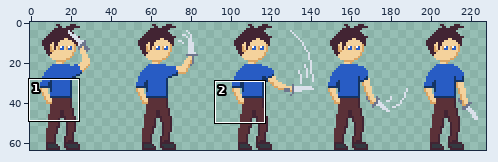
One commit to this sprite sheet: Assets/images/player/playerAttacking.png. Above: a wide view before the commit, with the close-up outlined.
Close-up. As it was:
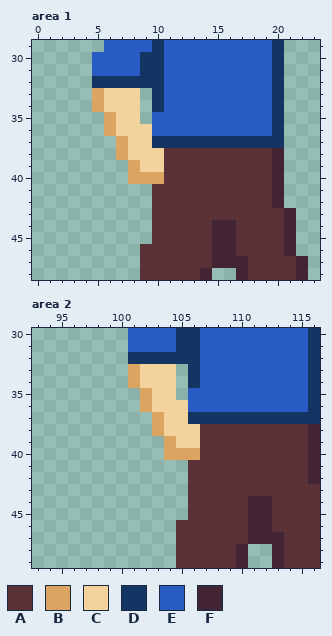
The file is 240x64 pixels. Shown: area 1: x 0..23, y 29..48; area 2: x 93..116, y 30..49. The wide view leaves out empty margins. The commit also changed other parts of the picture, which this record leaves out.
Palette (. is transparent): A #5b3138  B #dba463  C #f4d29c  D #143464  E #285cc4  F #422433
Once edited:
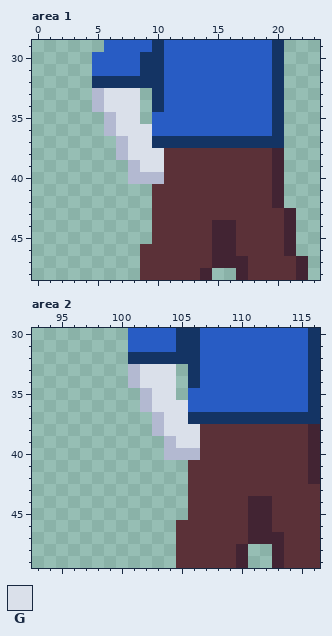
Colours new in this view: G #dae0ea
Diff:
{"colour":"B","old":"#dba463","new":"#b3b9d1"}
{"where": "area 1"}
{"y":33,"x":6,"old":"CCC","new":"GGG"}
{"y":34,"x":6,"old":"CCC","new":"GGG"}
{"y":35,"x":7,"old":"CC","new":"GG"}
{"y":36,"x":7,"old":"CCC","new":"GGG"}
{"y":37,"x":8,"old":"CC","new":"GG"}
{"y":38,"x":8,"old":"CCC","new":"GGG"}
{"y":39,"x":9,"old":"CC","new":"GG"}
{"where": "area 2"}
{"y":33,"x":102,"old":"CCC","new":"GGG"}
{"y":34,"x":102,"old":"CCC","new":"GGG"}
{"y":35,"x":103,"old":"CC","new":"GG"}
{"y":36,"x":103,"old":"CCC","new":"GGG"}
{"y":37,"x":104,"old":"CC","new":"GG"}
{"y":38,"x":104,"old":"CCC","new":"GGG"}
{"y":39,"x":105,"old":"CC","new":"GG"}
{"label":"changed","picture_box":[92,88,164,184]}
{"label":"changed","picture_box":[128,364,200,460]}
